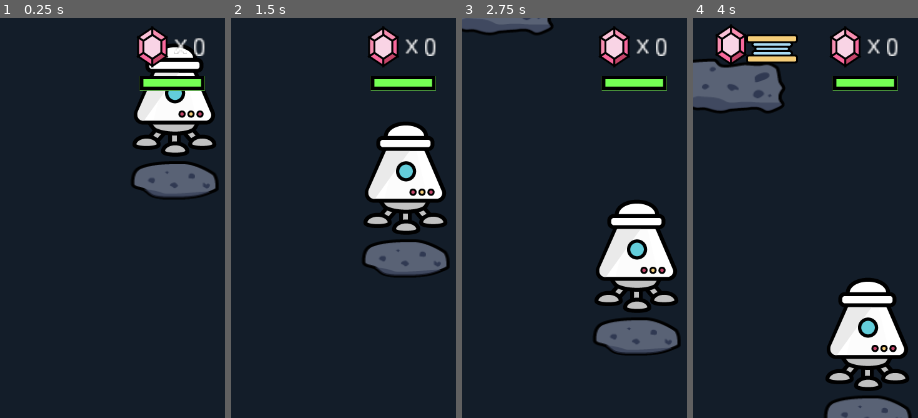
Above: before the commit, frames 1-4 (left to right).
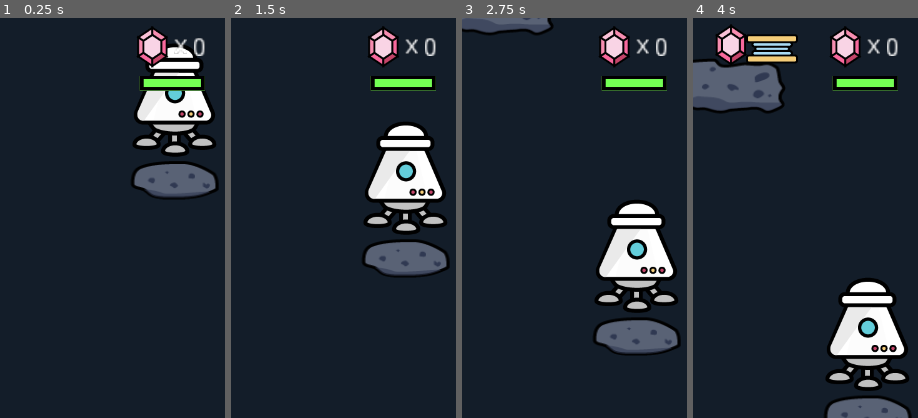
Above: after the commit, the same moments.

Repository: anyu/space-escape
Game: Godot game, scene res://scenes/World.tscn
The game is run twice, just before and just after one commit, with the same random seed, the same clock (stepped at 60 frames per second) and the same inputs.
Inputs:
- Up to frame 1 (0.25 s): no input
- Up to frame 2 (1.5 s): hold D (move_right) from 0.53 s (still down); tap Space (jump) at 0.77 s
- Up to frame 3 (2.75 s): tap Space (jump) at 1.52 s; release D (move_right) at 2.03 s; hold A (move_left) from 2.03 s (still down)
- Up to frame 4 (4 s): release A (move_left) at 2.78 s; hold D (move_right) from 2.78 s (still down); tap Space (jump) at 3.02, 3.77 s
The pictures show only the part of the screen within x 50-100%, y 0-50%; the shares and areas given below are measured in that part.

The runs differ from the first frame. In frame 1, 0.2% of the frame differs, in the area x 62-92%, y 14-19%; in frame 2, 0.2%; in frame 3, 0.2%; in frame 4, 0.2%.

Commit message:
Use $ shorthand instead of get node; freeze on win

Diff:
--- a/scenes/GameOver.tscn
+++ b/scenes/GameOver.tscn
@@ -59,7 +59,7 @@
 material = SubResource( 1 )
 margin_right = 727.0
 margin_bottom = 643.0
-rect_scale = Vector2( 0.982428, 1.99411 )
+rect_scale = Vector2( 1.03078, 2.07046 )
 theme = SubResource( 2 )
 color = Color( 0.0941176, 0.105882, 0.113725, 1 )
 
--- /dev/null
+++ b/scenes/WinMenu.gd
@@ -0,0 +1,7 @@
+extends Popup
+
+func _ready():
+	hide()
+
+func show_popup_menu():
+	show()
--- a/scenes/World.tscn
+++ b/scenes/World.tscn
@@ -22,6 +22,7 @@
 [ext_resource path="res://scenes/SpaceBase.tscn" type="PackedScene" id=20]
 [ext_resource path="res://scripts/SpaceBase.gd" type="Script" id=21]
 [ext_resource path="res://audio/win.mp3" type="AudioStream" id=22]
+[ext_resource path="res://scenes/WinMenu.gd" type="Script" id=23]
 
 [sub_resource type="GDScript" id=15]
 script/source = "extends StaticBody2D
@@ -312,6 +313,15 @@
 
 [node name="Theme" type="AudioStreamPlayer" parent="."]
 stream = ExtResource( 17 )
+
+[node name="WinMenu" type="Popup" parent="."]
+visible = true
+margin_left = 278.0
+margin_top = 533.0
+margin_right = 318.0
+margin_bottom = 573.0
+rect_scale = Vector2( 4.72019, 4.68 )
+script = ExtResource( 23 )
 
 [connection signal="timeout" from="StartTimer" to="." method="_on_StartTimer_timeout"]
 [connection signal="body_entered" from="Springs/Spring" to="Player" method="_on_Spring_body_entered"]
--- a/scripts/GameOver.gd
+++ b/scripts/GameOver.gd
@@ -2,7 +2,7 @@
 
 func _ready():
 	transition()
-	get_node("Theme").play()
+	$Theme.play()
 
 func transition():
 	$AnimationPlayer.play("fade")
--- a/scripts/Player.gd
+++ b/scripts/Player.gd
@@ -22,6 +22,7 @@
 var facing_right = false
 var is_hit = false
 var is_dead = false
+var game_won = false
 var gems_collected = 0
 var current_hp = MAX_HP
 
@@ -32,7 +33,7 @@
 		if !is_dead:
 			yield(get_tree().create_timer(0.5), "timeout")
 			is_hit = false
-	if !is_dead:
+	if !is_dead and !game_won:
 		var move_dir = 0
 		if Input.is_action_pressed("move_right"):
 			move_dir += 1
--- a/scripts/SpaceBase.gd
+++ b/scripts/SpaceBase.gd
@@ -1,6 +1,5 @@
 extends Area2D
 
-#onready var camera = get_node("../Camera2D")
 func _on_SpaceBase_body_entered(body):
 	if body.name == "Player":
 		get_parent().win_game()
--- a/scripts/UFOPath.gd
+++ b/scripts/UFOPath.gd
@@ -1,6 +1,6 @@
 extends Path2D
 
-onready var follow = get_node("UFOPathFollow")
+onready var follow = $UFOPathFollow
 var cameraOffset = Vector2(0, 700)
 
 func _ready():
--- a/scripts/World.gd
+++ b/scripts/World.gd
@@ -6,15 +6,15 @@
 const MIN_UFO_WAIT_SECS = 1.0
 const MAX_UFO_WAIT_SECS = 8.0
 
-onready var camera = get_node("Camera2D")
-onready var space_base = get_node("SpaceBase")
+onready var camera = $Camera2D
+onready var space_base = $SpaceBase
 
 func _ready():
 	new_game()
 
 func new_game():
 	$StartTimer.start()
-	get_node("Theme").play()
+	$Theme.play()
 
 func _on_StartTimer_timeout():
 	$UFOTimer.start()
@@ -30,8 +30,10 @@
 	$UFOTimer.start()
 
 func win_game():
-	get_node("Theme").stop()
-	get_node("Win").play()
+	$Theme.stop()
+	$Win.play()
+	$Player.game_won = true
+	$WinMenu.show_popup_menu()
 	cleanup()
 	switch_to_menu(5)
 
Binary file changed: images/health_bar_over.png
Not shown: 1 places in scenes/World.tscn that only renumber resources
